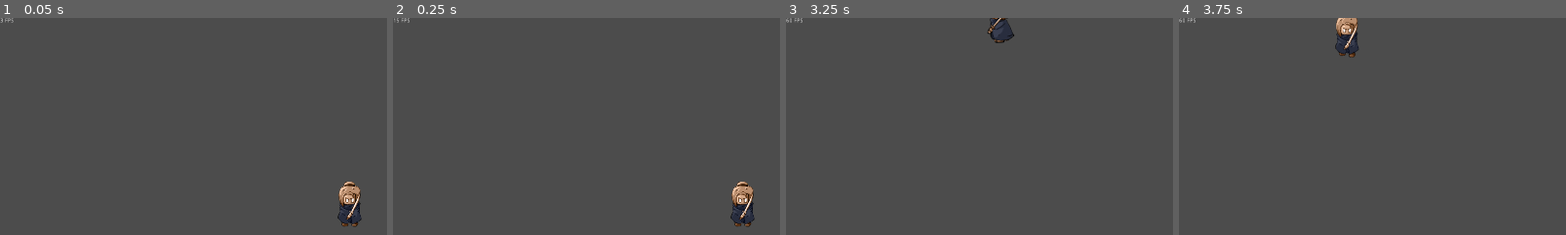
Above: before the commit, frames 1-4 (left to right).
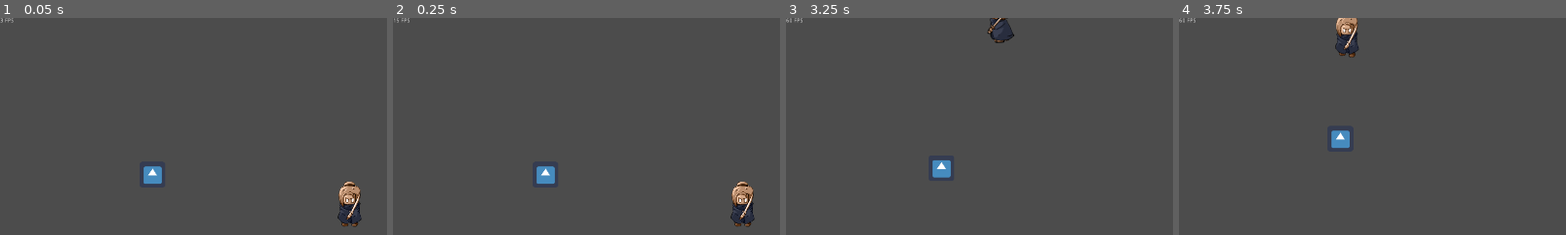
Above: after the commit, the same moments.

Repository: Frost89/NightCrawler
Game: Godot game, scene res://Scene/TestRootNode.tscn
Two runs of this game, one before a commit and one after it. Both use one fixed random seed, a clock stepped at 60 frames per second and the inputs below. The engine's default icon, where the game draws it, is replaced by a stand-in: a white triangle on a blue panel in a dark square.
Inputs:
- Up to frame 1 (0.05 s): no input
- Up to frame 2 (0.25 s): no input
- Up to frame 3 (3.25 s): tap Enter at 0.5 s; hold W (Up) 0.53-2.03 s; hold A (Left) from 2.03 s (still down)
- Up to frame 4 (3.75 s): release A (Left) at 3.53 s; hold S (Down) from 3.53 s (still down)
The pictures show only the part of the screen within x 0-50%, y 0-50%; the shares and areas given below are measured in that part.

The runs differ from the first frame. In frame 1, 0.4% of the frame differs, in the area x 37-42%, y 68-77%; in frame 2, 0.4%; in frame 3, 0.4%; in frame 4, 0.4%.

Commit message:
Spicy #4 Added a Base Aggressor with reusable code.

Diff:
--- /dev/null
+++ b/Scene/Enemies/Aggressor.tscn
@@ -0,0 +1,46 @@
+[gd_scene load_steps=7 format=2]
+
+[ext_resource path="res://Scene/Enemy Tools/DetectionRadius.tscn" type="PackedScene" id=1]
+[ext_resource path="res://icon.png" type="Texture" id=2]
+[ext_resource path="res://Scripts/BaseAggressor.gd" type="Script" id=3]
+
+[sub_resource type="SpriteFrames" id=1]
+animations = [ {
+"frames": [ ExtResource( 2 ) ],
+"loop": true,
+"name": "Idle",
+"speed": 5.0
+} ]
+
+[sub_resource type="CapsuleShape2D" id=2]
+radius = 30.3465
+height = 0.0
+
+[sub_resource type="CircleShape2D" id=3]
+radius = 380.0
+
+[node name="Aggressor" type="KinematicBody2D"]
+collision_layer = 4
+collision_mask = 11
+script = ExtResource( 3 )
+__meta__ = {
+"_edit_group_": true
+}
+
+[node name="AnimatedSprite" type="AnimatedSprite" parent="."]
+frames = SubResource( 1 )
+animation = "Idle"
+
+[node name="CollisionShape2D" type="CollisionShape2D" parent="."]
+shape = SubResource( 2 )
+
+[node name="DetectionRadius" parent="." instance=ExtResource( 1 )]
+
+[node name="CollisionShape2D" parent="DetectionRadius" index="0"]
+modulate = Color( 1, 1, 1, 0.423529 )
+shape = SubResource( 3 )
+
+[connection signal="body_entered" from="DetectionRadius" to="." method="_on_DetectionRadius_body_entered"]
+[connection signal="body_exited" from="DetectionRadius" to="." method="_on_DetectionRadius_body_exited"]
+
+[editable path="DetectionRadius"]
--- /dev/null
+++ b/Scene/Enemy Tools/DetectionRadius.tscn
@@ -0,0 +1,5 @@
+[gd_scene format=2]
+
+[node name="DetectionRadius" type="Area2D"]
+
+[node name="CollisionShape2D" type="CollisionShape2D" parent="."]
--- a/Scene/TestRootNode.tscn
+++ b/Scene/TestRootNode.tscn
@@ -1,11 +1,19 @@
-[gd_scene load_steps=3 format=2]
+[gd_scene load_steps=4 format=2]
 
 [ext_resource path="res://Scene/Player.tscn" type="PackedScene" id=1]
 [ext_resource path="res://Scene/Performance Analytics/FPSOverlay.tscn" type="PackedScene" id=2]
+[ext_resource path="res://Scene/Enemies/Aggressor.tscn" type="PackedScene" id=3]
 
 [node name="TestRootNode" type="Node2D"]
+
+[node name="FPSOverlay" parent="." instance=ExtResource( 2 )]
 
 [node name="Player" parent="." instance=ExtResource( 1 )]
 position = Vector2( 870.189, 468.304 )
 
-[node name="FPSOverlay" parent="." instance=ExtResource( 2 )]
+[node name="Enemies" type="Node2D" parent="."]
+
+[node name="Aggressor" parent="Enemies" instance=ExtResource( 3 )]
+position = Vector2( 377.801, 388.913 )
+MAXSPEED = 150
+friction = 500
--- /dev/null
+++ b/Scripts/BaseAggressor.gd
@@ -0,0 +1,23 @@
+extends KinematicBody2D
+
+export var MAXSPEED = 80
+export var friction = 300
+
+var seenPlayer = null
+var velocity = Vector2.ZERO
+
+func _physics_process(delta):
+	chase(delta)
+	velocity = move_and_slide(velocity)
+
+func _on_DetectionRadius_body_entered(body):
+	seenPlayer = body
+
+func _on_DetectionRadius_body_exited(body):
+	seenPlayer = null
+
+func chase(delta):
+	if seenPlayer:
+		velocity = position.direction_to(seenPlayer.position) * MAXSPEED
+	else:
+		velocity = velocity.move_toward(Vector2.ZERO, friction * delta)
